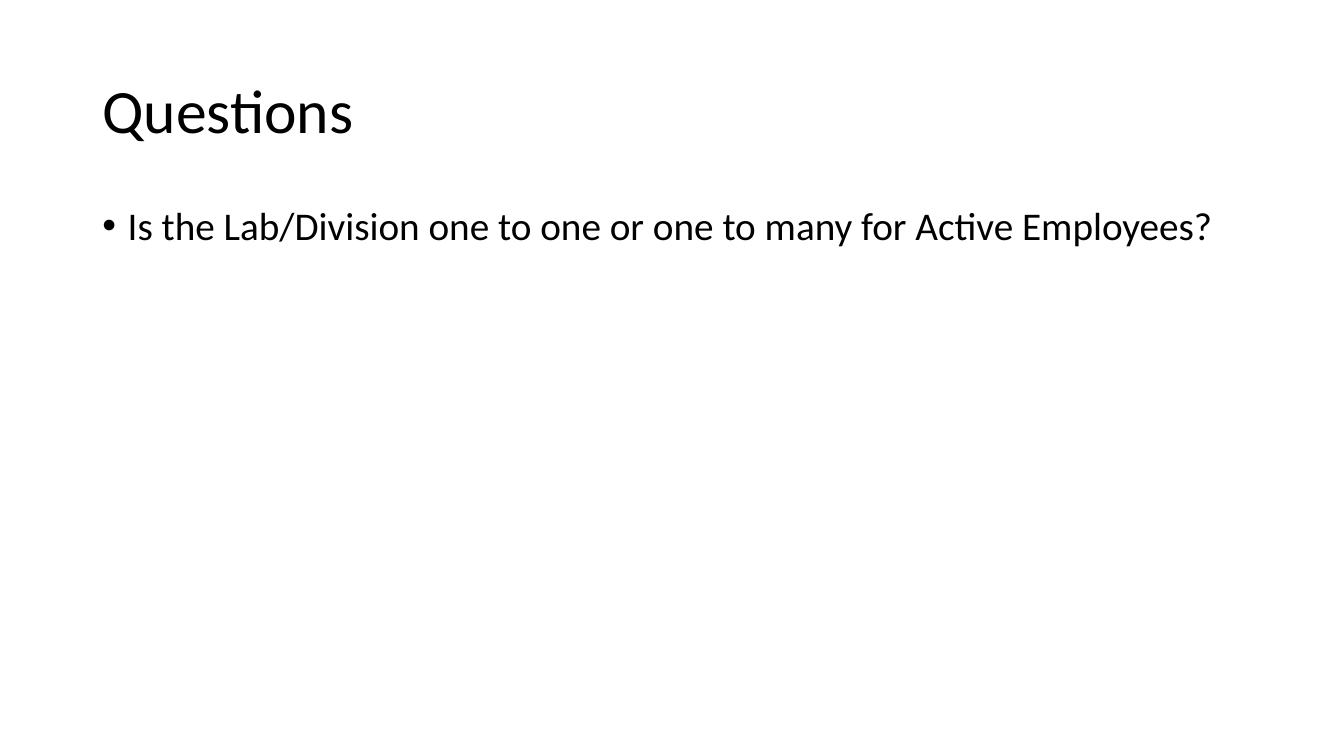
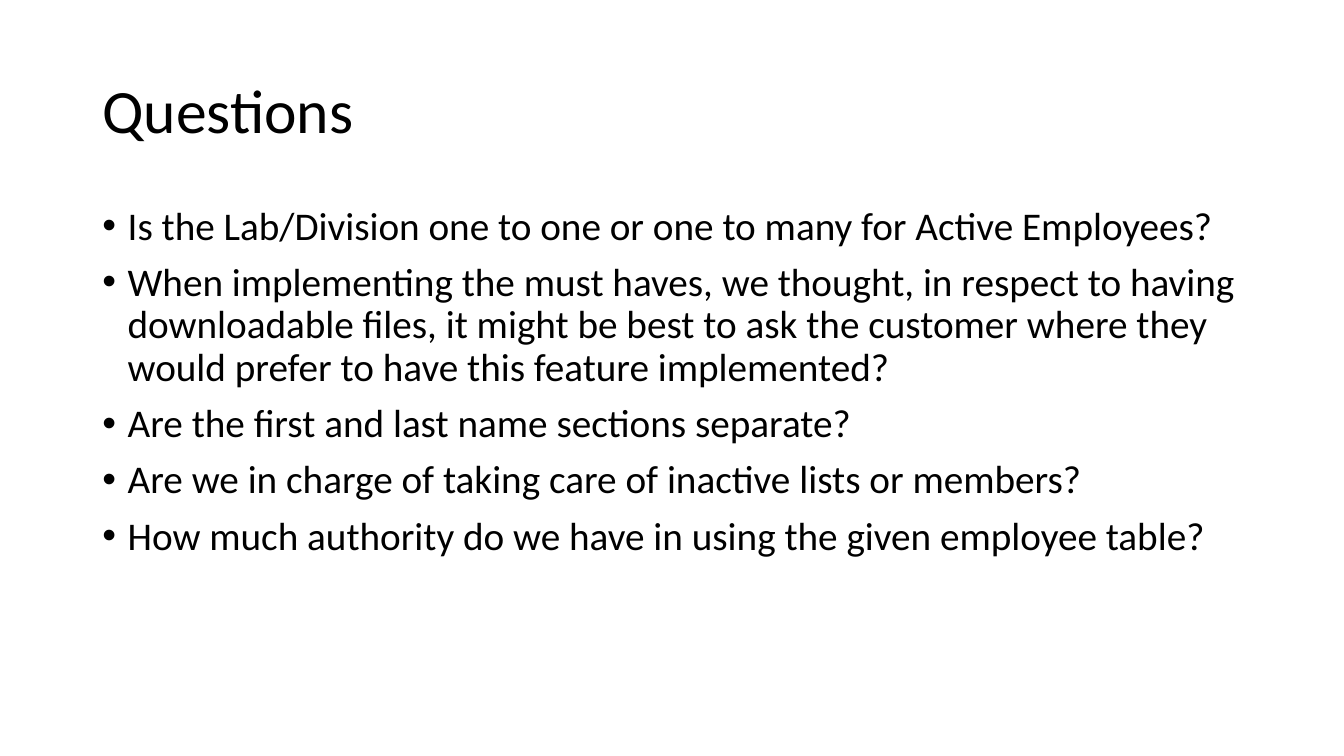
Before and after one commit to cohen-e/Project-Presentation, a slide deck: slide 4 of Project A.pptx. Drawn at 1344x756 pixels with LibreOffice and Linux fonts; fonts in the diff are those of the drawing. Boxes give left, top, right and bottom in pixels: in the first picture for what was removed or moved away, otherwise in the second. Text is boxed around its words. In the diff, an @@ line names an element or a change of style, - is before the commit and + after.

Commit message:
added more questions

```diff
--- a/Project A.pptx
+++ b/Project A.pptx
@@ text at (x1=128, y1=268, x2=1234, y2=557): paragraphs added @@
+• When implementing the must haves, we thought, in respect to having downloadable files, it might be best to ask the customer where they would prefer to have this feature implemented?
+• Are the first and last name sections separate?
+• Are we in charge of taking care of inactive lists or members?
+• How much authority do we have in using the given employee table?
```
